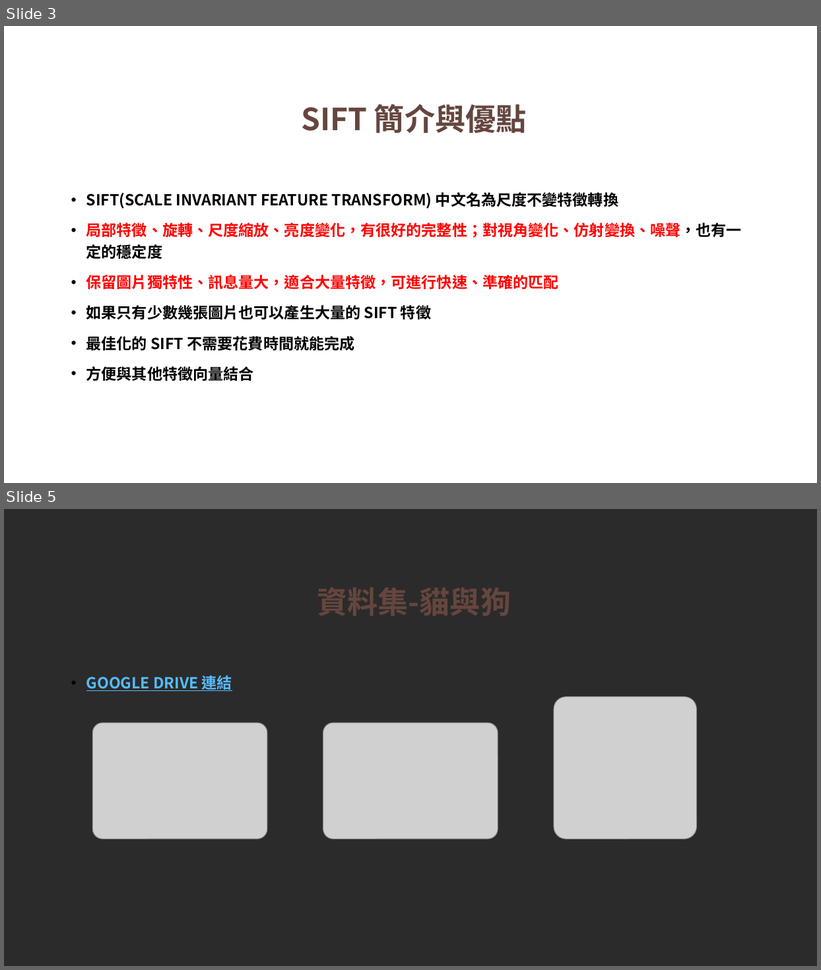
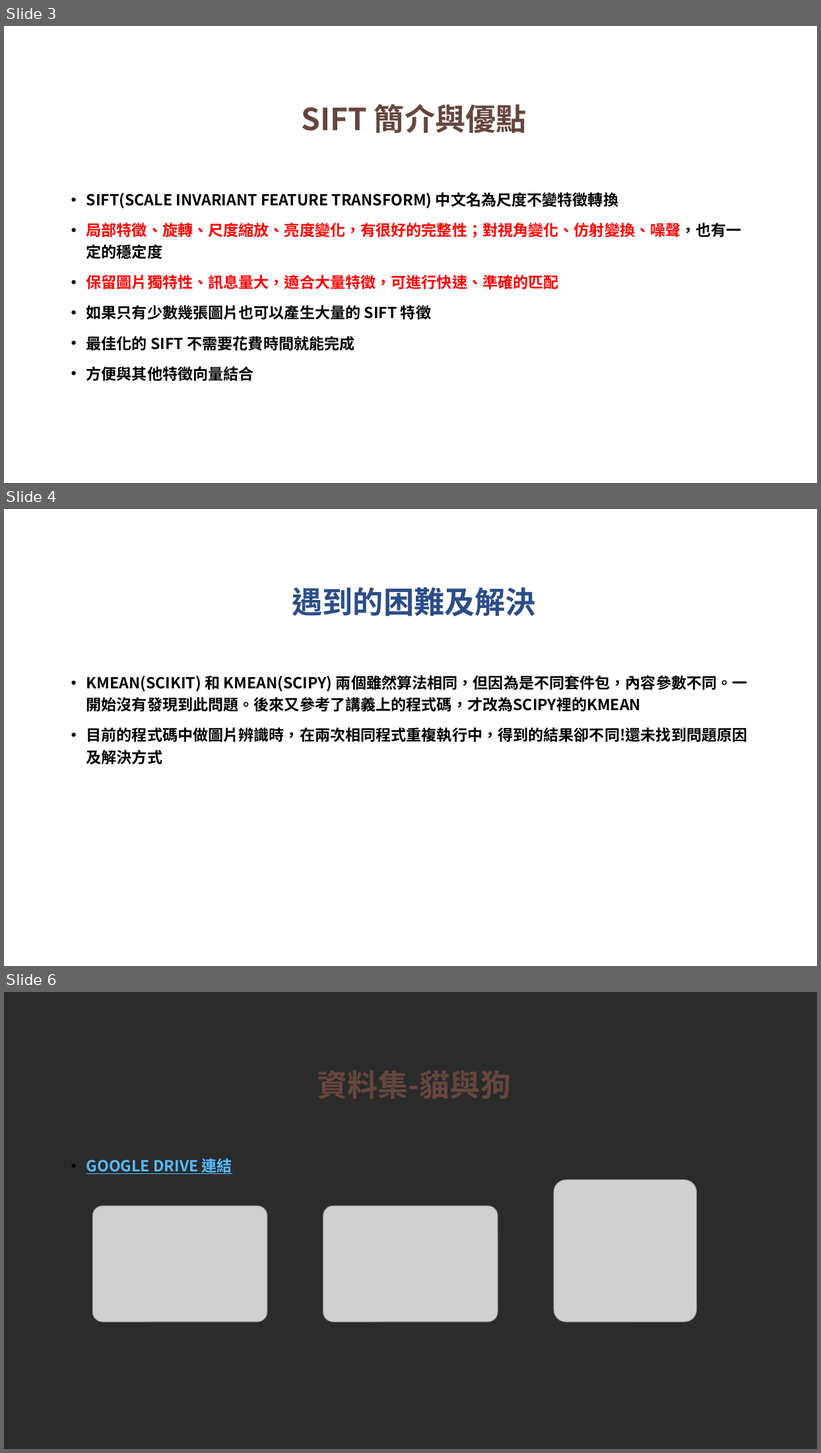
Before and after one commit to TheRiseOfDavid/NTUTcs_media, a slide deck: hw06/Project6_第32組_小組報告/Project6_第32組.pptx. Shown one above the other, each under a label of ours: slides 3 and 5 before the commit, slides 3, 4 and 6 after it; the slides between them are not shown. The pictures are 821x970 and 821x1453 pixels, drawn with LibreOffice and Linux fonts; fonts in the diff are those of the drawing; grey boxes stand for pictures; background and template pictures are left out; a plain dark background stands for a picture behind light text. Boxes give left, top, right and bottom in pixels: in the first picture for what was removed or moved away, otherwise in the second. Text is boxed around its words. In the diff, an @@ line names an element or a change of style, - is before the commit and + after.

```diff
--- a/hw06/Project6_第32組_小組報告/Project6_第32組.pptx
+++ b/hw06/Project6_第32組_小組報告/Project6_第32組.pptx
@@ slide 4 added at [4, 509, 817, 966], background picture (left out) @@
@@ title added at [292, 587, 536, 617], 36 pt, text #2B4D89, bold @@
+遇到的困難及解決
@@ text added at [86, 675, 748, 765], 18 pt, text #000000, bold @@
+• KMEAN(SCIKIT) 和 KMEAN(SCIPY) 兩個雖然算法相同，但因為是不同套件包，內容參數不同。一開始沒有發現到此問題。後來又參考了講義上的程式碼，才改為SCIPY裡的KMEAN
+• 目前的程式碼中做圖片辨識時，在兩次相同程式重複執行中，得到的結果卻不同!還未找到問題原因及解決方式
@@ what was slide 5 is now slide 6 @@
```
Also in this commit, not shown: 4 slides changed, 2 other files.
